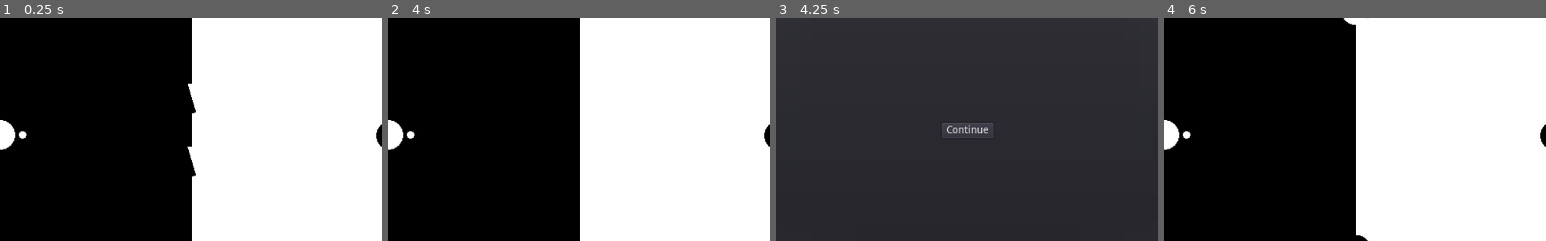
Above: before the commit, frames 1-4 (left to right).
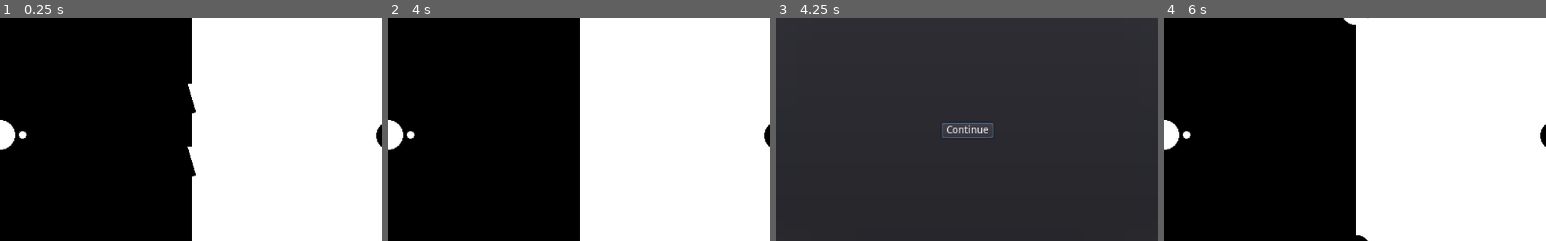
Above: after the commit, the same moments.

Repository: doctor-g/GGJ22
Game: Godot game, scene res://World/World.tscn
Two runs of this game, one before a commit and one after it. Both use one fixed random seed, a clock stepped at 60 frames per second and the inputs below.
Inputs:
- Up to frame 1 (0.25 s): no input
- Up to frame 2 (4 s): no input
- Up to frame 3 (4.25 s): tap P (pause) at 4.15 s
- Up to frame 4 (6 s): click "Continue" at 4.25 s
The pictures show only the part of the screen within x 25-75%, y 25-75%; the shares and areas given below are measured in that part.

Frames 1-2 are identical in both runs. In frame 3, 0.1% of the frame differs, in the area x 43-57%, y 47-54%; in frame 4, nothing differs.

Commit message:
Fix pause menu gamepad controls

Diff:
--- a/project/UI/PauseMenu.gd
+++ b/project/UI/PauseMenu.gd
@@ -1,4 +1,10 @@
 extends PopupDialog
+
+onready var _continue_button := $CenterContainer/ContinueButton
+
+func show():
+	.show()
+	_continue_button.grab_focus()
 
 
 func _on_ContinueButton_pressed():
--- a/project/UI/PauseMenu.tscn
+++ b/project/UI/PauseMenu.tscn
@@ -4,11 +4,15 @@
 
 [node name="PauseMenu" type="PopupDialog"]
 pause_mode = 2
+visible = true
 anchor_left = 0.2
 anchor_top = 0.2
 anchor_right = 0.8
 anchor_bottom = 0.8
 script = ExtResource( 1 )
+__meta__ = {
+"_edit_use_anchors_": false
+}
 
 [node name="CenterContainer" type="CenterContainer" parent="."]
 anchor_right = 1.0
--- a/project/World/World.gd
+++ b/project/World/World.gd
@@ -28,7 +28,7 @@
 func _input(event):
 	if event.is_action_pressed("pause"):
 		get_tree().paused = true
-		$PauseMenu.show_modal(true)
+		$PauseMenu.show()
 
 
 func _on_Player1_death():
--- a/project/project.godot
+++ b/project/project.godot
@@ -30,6 +30,14 @@
 
 [input]
 
+ui_accept={
+"deadzone": 0.5,
+"events": [ Object(InputEventKey,"resource_local_to_scene":false,"resource_name":"","device":0,"alt":false,"shift":false,"control":false,"meta":false,"command":false,"pressed":false,"scancode":16777221,"physical_scancode":0,"unicode":0,"echo":false,"script":null)
+, Object(InputEventKey,"resource_local_to_scene":false,"resource_name":"","device":0,"alt":false,"shift":false,"control":false,"meta":false,"command":false,"pressed":false,"scancode":16777222,"physical_scancode":0,"unicode":0,"echo":false,"script":null)
+, Object(InputEventKey,"resource_local_to_scene":false,"resource_name":"","device":0,"alt":false,"shift":false,"control":false,"meta":false,"command":false,"pressed":false,"scancode":32,"physical_scancode":0,"unicode":0,"echo":false,"script":null)
+, Object(InputEventJoypadButton,"resource_local_to_scene":false,"resource_name":"","device":-1,"button_index":0,"pressure":0.0,"pressed":false,"script":null)
+ ]
+}
 move_up_p1={
 "deadzone": 0.5,
 "events": [ Object(InputEventJoypadMotion,"resource_local_to_scene":false,"resource_name":"","device":0,"axis":1,"axis_value":-1.0,"script":null)
